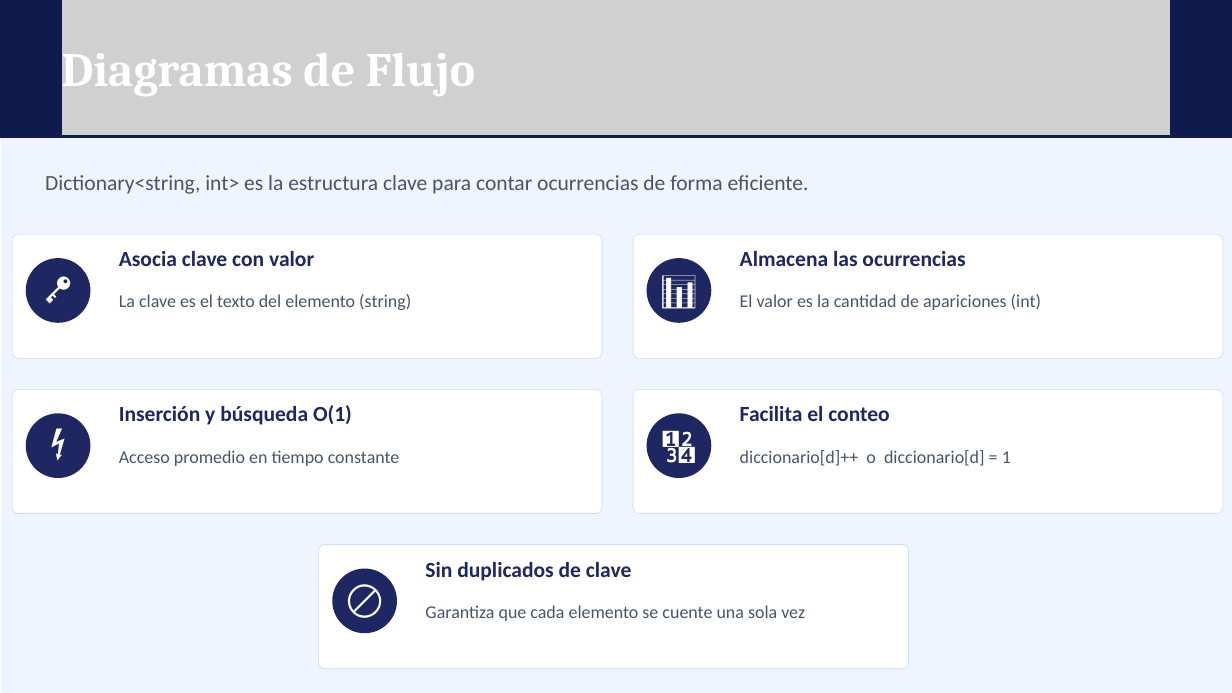
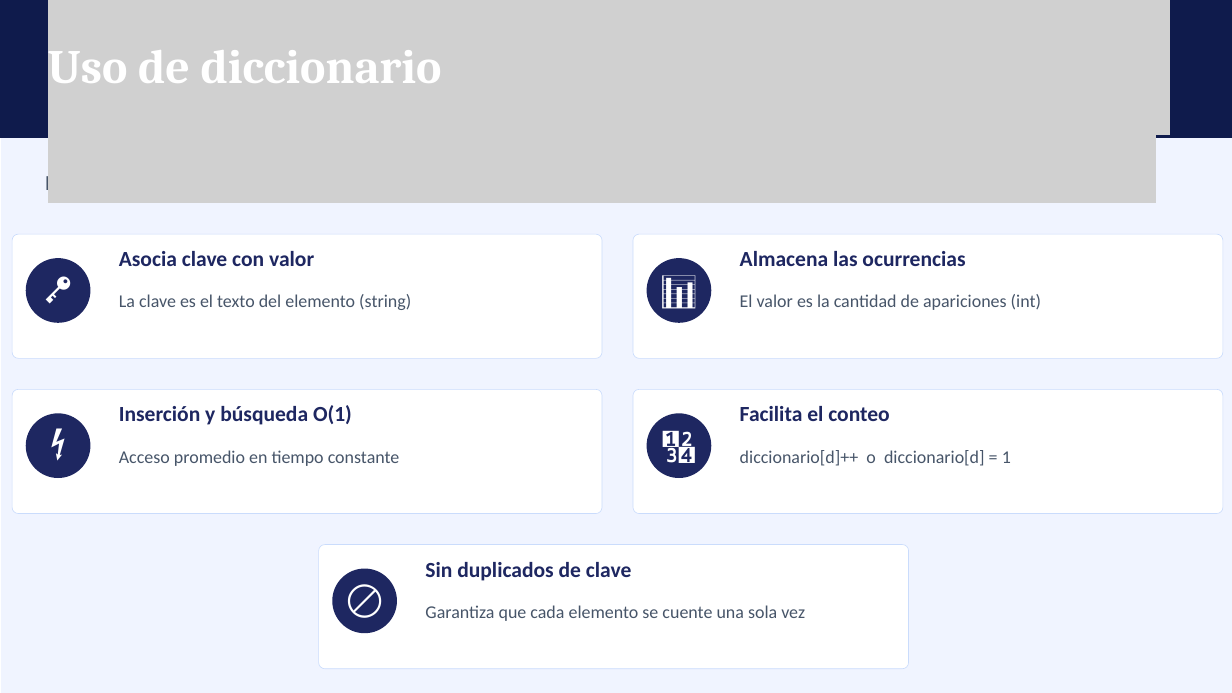
Before and after one commit to Axel32456/trabajo-final-algoritmos, a slide deck: slide 9 of Presentación TP Final.pptx. Drawn at 1232x693 pixels with LibreOffice and Linux fonts; fonts in the diff are those of the drawing; grey boxes stand for pictures. Boxes give left, top, right and bottom in pixels: in the first picture for what was removed or moved away, otherwise in the second. Text is boxed around its words. In the diff, an @@ line names an element or a change of style, - is before the commit and + after.

Commit message:
Presentación final

```diff
--- a/Presentación TP Final.pptx
+++ b/Presentación TP Final.pptx
@@ picture: place and size @@
-picture at [62,0,1170,136]
+picture at [47,0,1156,203]
@@ text at [48,50,442,83]: text changed @@
-Diagramas de Flujo
+Uso de diccionario
```
